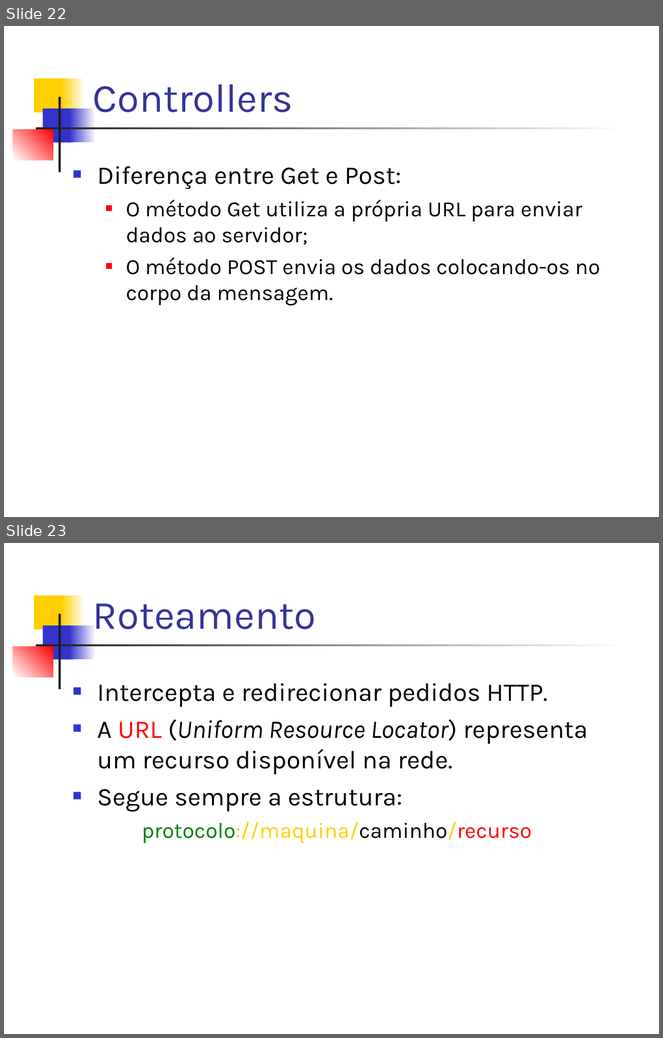
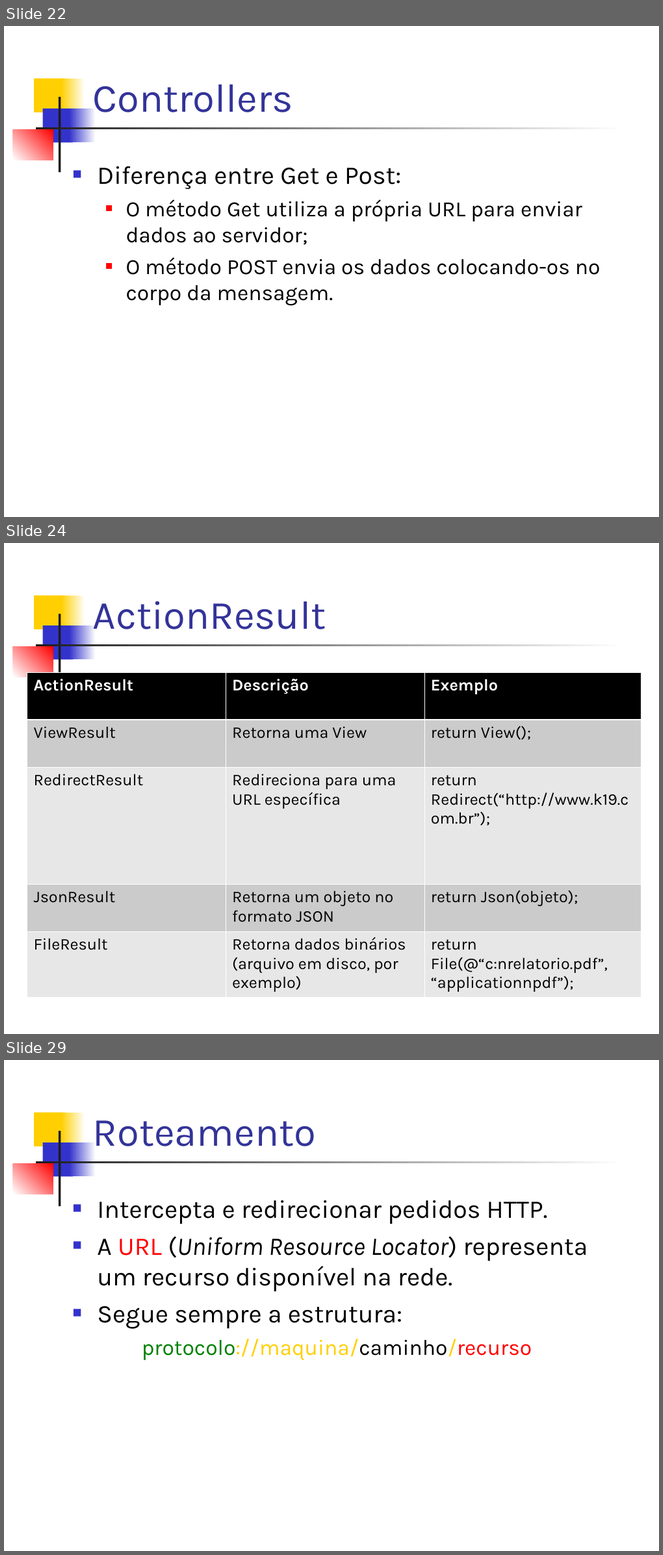
Before and after one commit to dssika/mini-curso-asp-net-mvc3, a slide deck: Slide/Mini Curso.ppt. Shown one above the other, each under a label of ours: slides 22 and 23 before the commit, slides 22, 24 and 29 after it; the slides between them are not shown. The pictures are 663x1038 and 663x1555 pixels, drawn with LibreOffice and Linux fonts; fonts in the diff are those of the drawing. Boxes give left, top, right and bottom in pixels: in the first picture for what was removed or moved away, otherwise in the second. Text is boxed around its words. In the diff, an @@ line names an element or a change of style, - is before the commit and + after.

```diff
--- a/Slide/Mini Curso.ppt
+++ b/Slide/Mini Curso.ppt
@@ slide 24 added at <box>4,543,659,1034</box>, background #FFFFFF; not listed: 7 template elements that a slide beside it also shows @@
@@ title added at <box>93,601,326,629</box>, 44 pt, text #333399 @@
+ActionResult
@@ table added at <box>27,673,641,998</box>, 5 rows, 3 columns @@
+ActionResult | Descrição | Exemplo
+ViewResult | Retorna uma View | return View();
+RedirectResult | Redireciona para uma / URL específica | return Redirect(“http://www.k19.com.br”);
+JsonResult | Retorna um objeto no / formato JSON | return Json(objeto);
+FileResult | Retorna dados binários / (arquivo em disco, por / exemplo) | return File(@“c:nrelatorio.pdf”, / “applicationnpdf”);
@@ what was slide 23 is now slide 29 @@
```
Also in this commit, not shown: 5 other slides added.
